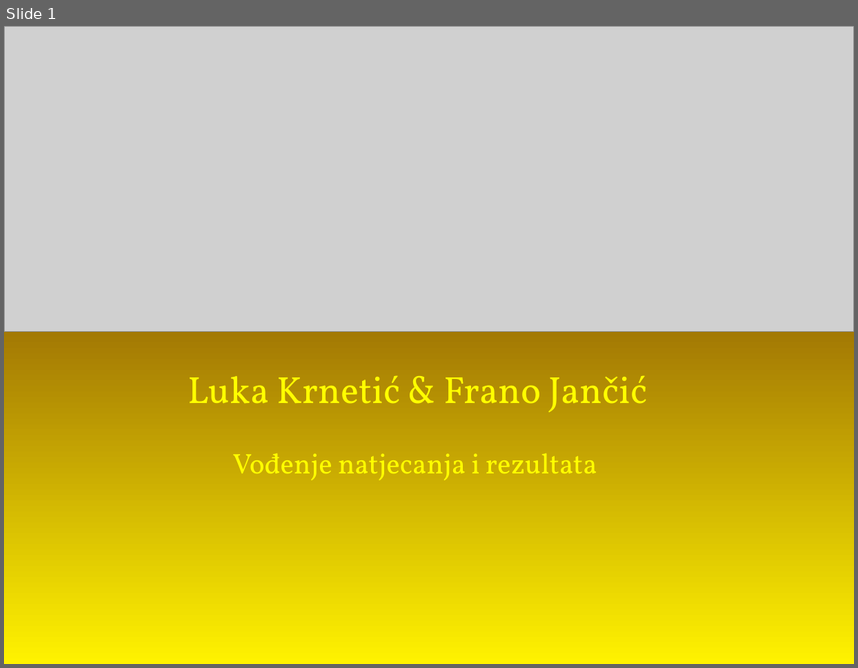
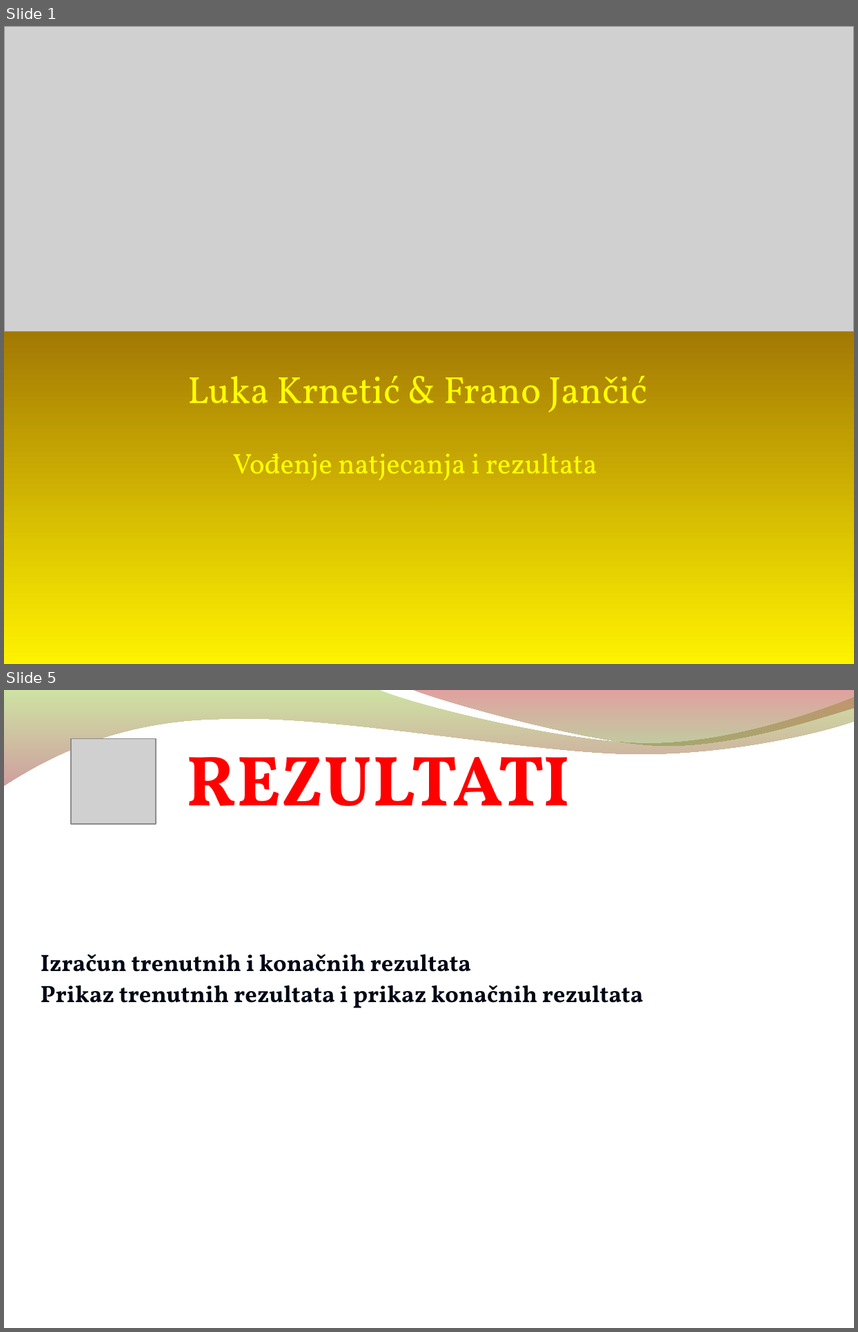
Before and after one commit to vidra74/Futura, a slide deck: Prezentacija/Demo_prosinac2014/Finale_liveScorer.odp. Shown one above the other, each under a label of ours: slide 1 before the commit, slides 1 and 5 after it; the slides between them are not shown. The pictures are 858x668 and 858x1332 pixels, drawn with LibreOffice and Linux fonts; fonts in the diff are those of the drawing; grey boxes stand for pictures; background and template pictures are left out. Boxes give left, top, right and bottom in pixels: in the first picture for what was removed or moved away, otherwise in the second. Text is boxed around its words. In the diff, an @@ line names an element or a change of style, - is before the commit and + after.

```diff
--- a/Prezentacija/Demo_prosinac2014/Finale_liveScorer.odp
+++ b/Prezentacija/Demo_prosinac2014/Finale_liveScorer.odp
@@ slide 5 added at [4,690,854,1328], background picture (left out); not listed: 2 template elements that a slide beside it also shows @@
@@ picture added at [71,739,156,825] @@
@@ text added at [187,738,570,806], 60 pt, text #FF0000, bold @@
+REZULTATI
@@ text added at [41,954,644,1008], 20 pt, text #000714, bold @@
+Izračun trenutnih i konačnih rezultata
+Prikaz trenutnih rezultata i prikaz konačnih rezultata
```
Also in this commit, not shown: 6 other slides added, 7 slides removed, 11 other files.
